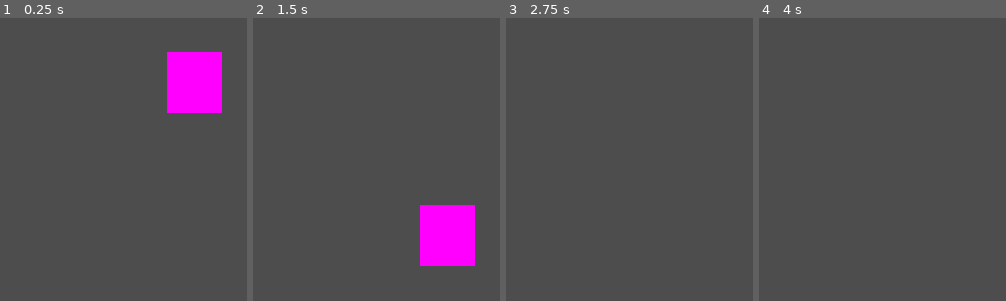
Above: before the commit, frames 1-4 (left to right).
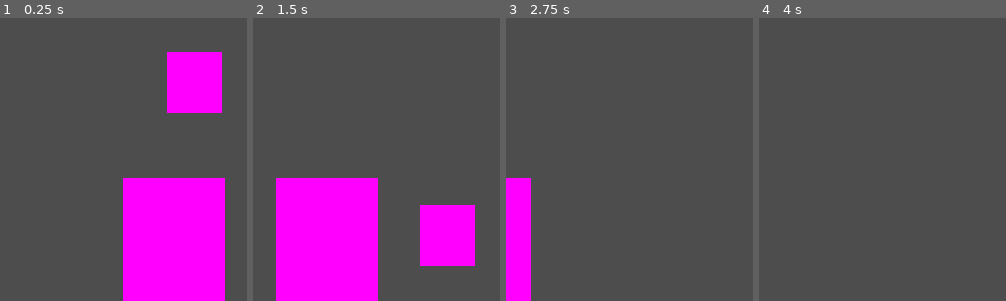
Above: after the commit, the same moments.

Repository: davidward462/flappy-bird
Game: Godot game, scene res://scenes/game.tscn
The game is run twice, just before and just after one commit, with the same random seed, the same clock (stepped at 60 frames per second) and the same inputs.
Inputs:
- Up to frame 1 (0.25 s): no input
- Up to frame 2 (1.5 s): tap Space (jump) at 0.77 s
- Up to frame 3 (2.75 s): tap Space (jump) at 1.52 s
- Up to frame 4 (4 s): tap Space (jump) at 3.02, 3.77 s; tap Enter at 3.5 s

The runs differ from the first frame. In frame 1, 18% of the frame differs, in the area x 49-92%, y 56-100%; in frame 2, 18%; in frame 3, 4.4%; in frame 4, nothing differs.

Commit message:
make wall move

Diff:
--- a/scenes/game.tscn
+++ b/scenes/game.tscn
@@ -1,11 +1,15 @@
-[gd_scene load_steps=2 format=3 uid="uid://bssr8a8i1nlbg"]
+[gd_scene load_steps=3 format=3 uid="uid://bssr8a8i1nlbg"]
 
 [ext_resource type="PackedScene" uid="uid://bfso104brjspo" path="res://scenes/player.tscn" id="1_kf1n1"]
+[ext_resource type="PackedScene" uid="uid://dfcpibawan7lp" path="res://scenes/wall.tscn" id="2_b1k0i"]
 
 [node name="Game" type="Node"]
 
 [node name="Camera2D" type="Camera2D" parent="."]
 position = Vector2(200, 300)
 
-[node name="CharacterBody2D" parent="." instance=ExtResource("1_kf1n1")]
+[node name="Player" parent="." instance=ExtResource("1_kf1n1")]
 position = Vector2(177, 373)
+
+[node name="Area2D" parent="." instance=ExtResource("2_b1k0i")]
+position = Vector2(193, 598)
--- a/scenes/wall.tscn
+++ b/scenes/wall.tscn
@@ -1,4 +1,6 @@
-[gd_scene load_steps=3 format=3 uid="uid://dfcpibawan7lp"]
+[gd_scene load_steps=4 format=3 uid="uid://dfcpibawan7lp"]
+
+[ext_resource type="Script" path="res://scripts/wall.gd" id="1_lb1bu"]
 
 [sub_resource type="PlaceholderTexture2D" id="PlaceholderTexture2D_gv3e7"]
 
@@ -6,6 +8,7 @@
 size = Vector2(102, 244)
 
 [node name="Area2D" type="Area2D"]
+script = ExtResource("1_lb1bu")
 
 [node name="Sprite2D" type="Sprite2D" parent="."]
 position = Vector2(1, 1)
--- a/scripts/player.gd
+++ b/scripts/player.gd
@@ -2,6 +2,9 @@
 
 const SPEED = 300.0
 const JUMP_VELOCITY = -500.0
+
+func fall():
+	print("collsion")
 
 func _physics_process(delta: float) -> void:
 
